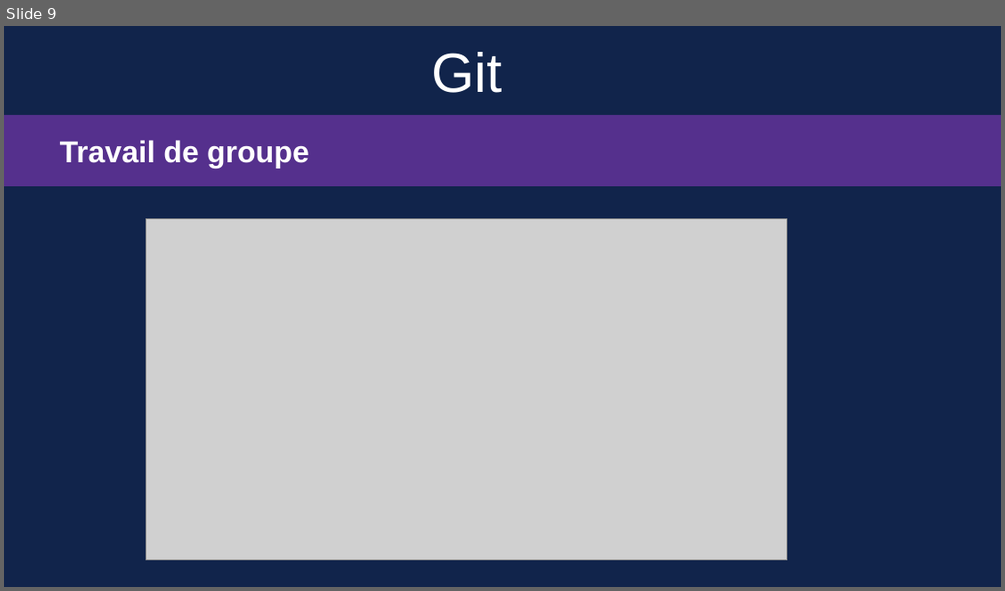
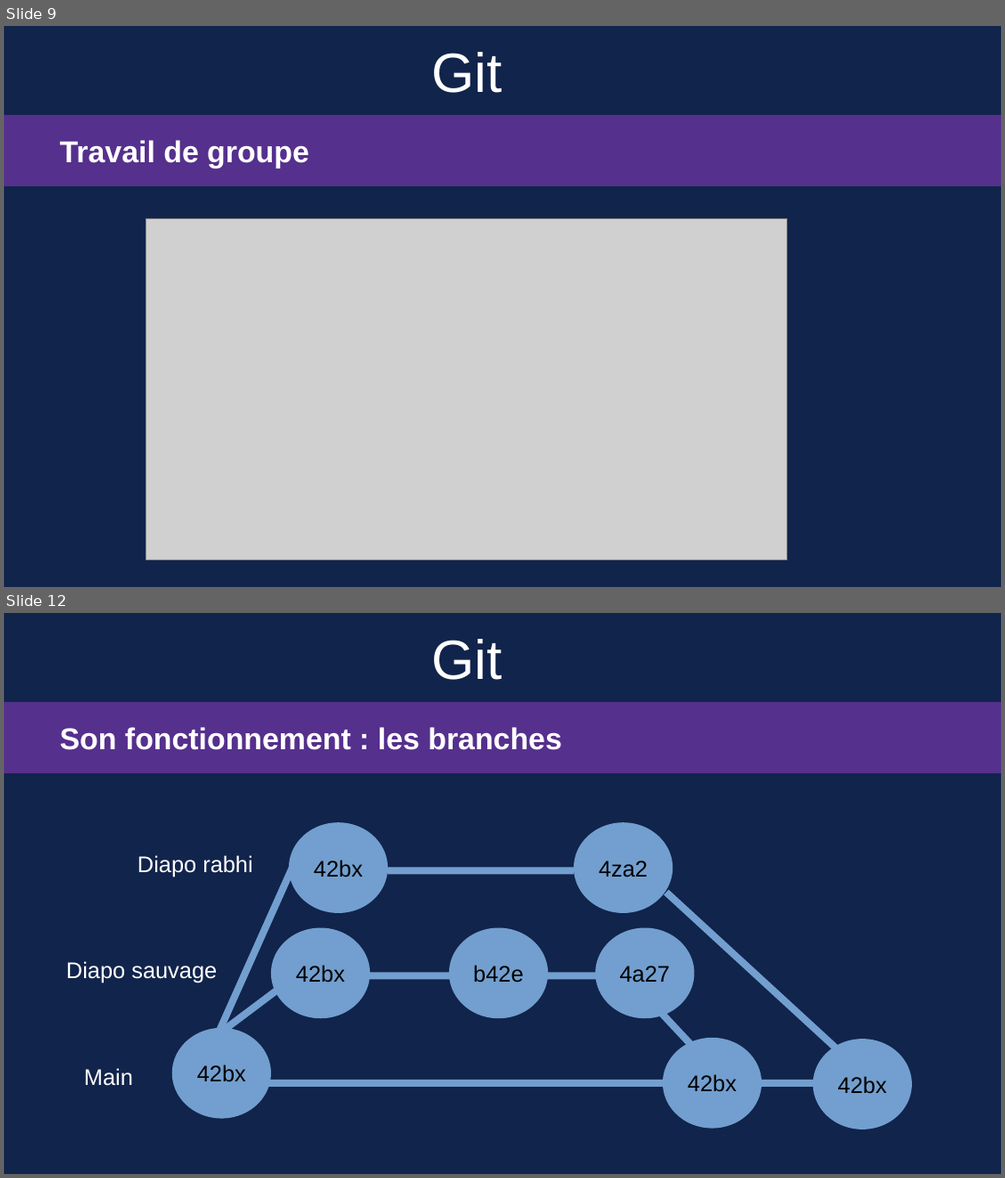
Before and after one commit to Sauvage89/guide_git, a slide deck: guide_git.odp. Shown one above the other, each under a label of ours: slide 9 before the commit, slides 9 and 12 after it; the slides between them are not shown. The pictures are 1005x591 and 1005x1178 pixels, drawn with LibreOffice and Linux fonts; fonts in the diff are those of the drawing; grey boxes stand for pictures. Boxes give left, top, right and bottom in pixels: in the first picture for what was removed or moved away, otherwise in the second. Text is boxed around its words. In the diff, an @@ line names an element or a change of style, - is before the commit and + after.

Commit message:
doc(diaporama): Finition de l'explication sur la collaboration avec git, ajout de l'explication des branch et de leur utilité via un cas précis, ajout de la diapositif objectif notant la fin du diapo, ajout de 2 diapo sur quelque command git

```diff
--- a/guide_git.odp
+++ b/guide_git.odp
@@ slide 12 added at [4, 613, 1001, 1174], background #11244B @@
@@ title added at [431, 639, 502, 680], 44 pt, text #FFFFFF @@
+Git
@@ rectangle added at [4, 702, 1001, 773], fill #55308D @@
@@ text added at [60, 727, 562, 750], 24 pt, text #FFFFFF, bold @@
+Son fonctionnement : les branches
@@ text added at [138, 855, 252, 877], 18 pt, text #FFFFFF @@
+Diapo rabhi
@@ group added at [172, 823, 911, 1129]: 8 ellipses, 7 lines @@
+42bx
+42bx
+b42e
+4a27
+42bx
+4za2
+42bx
+42bx
@@ text added at [66, 961, 217, 982], 18 pt, text #FFFFFF @@
+Diapo sauvage
@@ text added at [84, 1068, 133, 1086], 18 pt, text #FFFFFF @@
+Main
```
Also in this commit, not shown: 2 slides changed, 3 other slides added.
